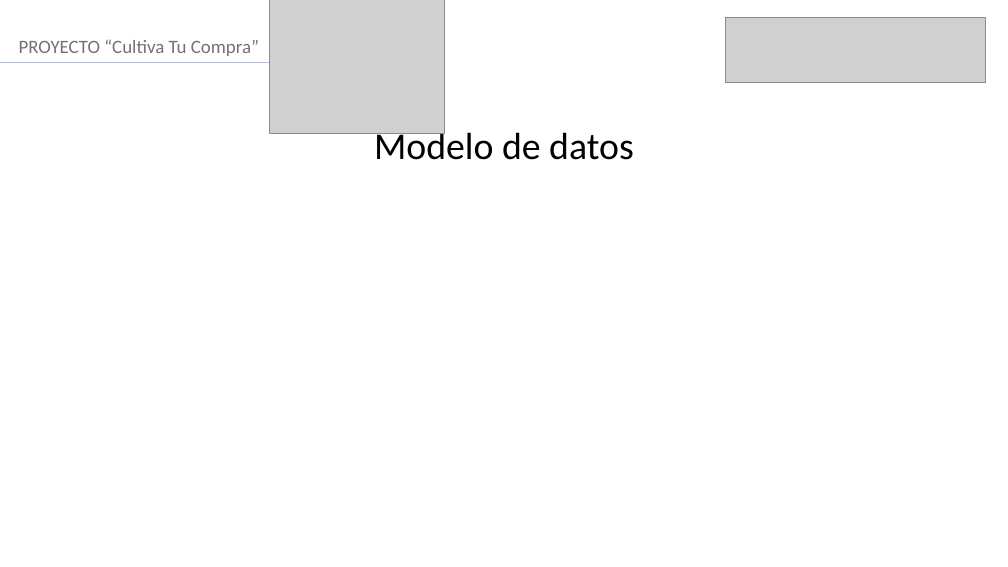
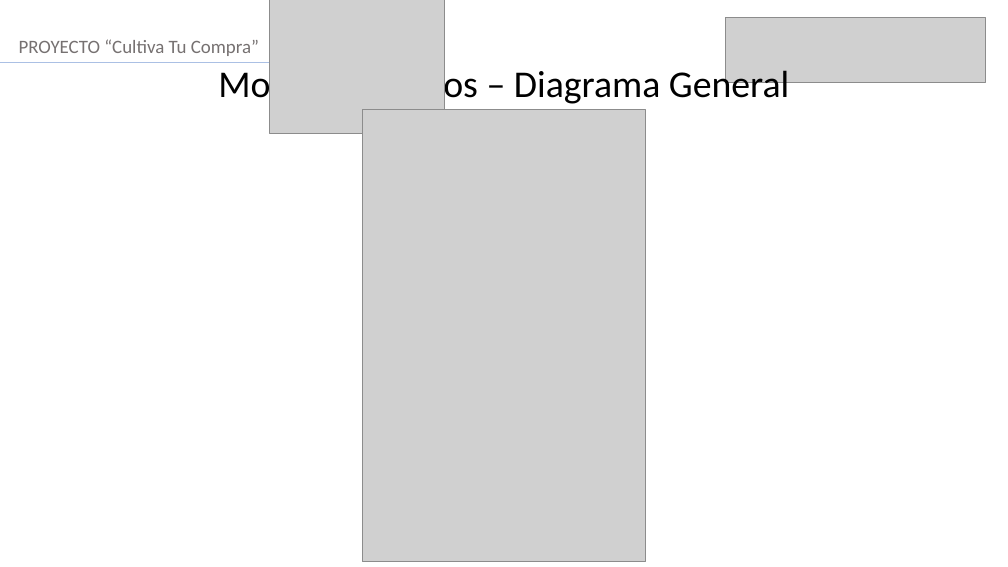
Before and after one commit to VichRo2005/cultiva_tu_compra, a slide deck: slide 10 of Fase 3/Evidencias Grupales/Formato Presentación final.pptx. Drawn at 1008x567 pixels with LibreOffice and Linux fonts; fonts in the diff are those of the drawing; grey boxes stand for pictures. Boxes give left, top, right and bottom in pixels: in the first picture for what was removed or moved away, otherwise in the second. Text is boxed around its words. In the diff, an @@ line names an element or a change of style, - is before the commit and + after.

```diff
--- a/Fase 3/Evidencias Grupales/Formato Presentación final.pptx
+++ b/Fase 3/Evidencias Grupales/Formato Presentación final.pptx
@@ text at [218, 66, 789, 107]: text changed @@
-Modelo de datos
+Modelo de datos – Diagrama General
@@ picture added at [362, 110, 646, 562] @@
```
Also in this commit, not shown: 1 other slide changed, 4 slides added.
